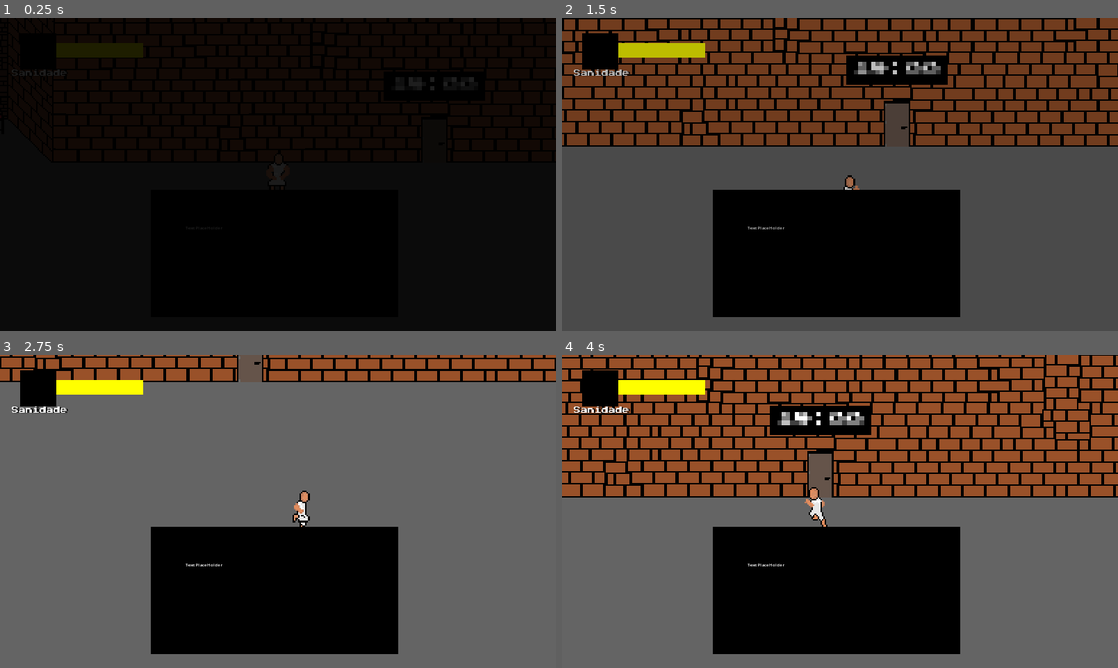
Above: before the commit, frames 1-4 (two rows, left to right).
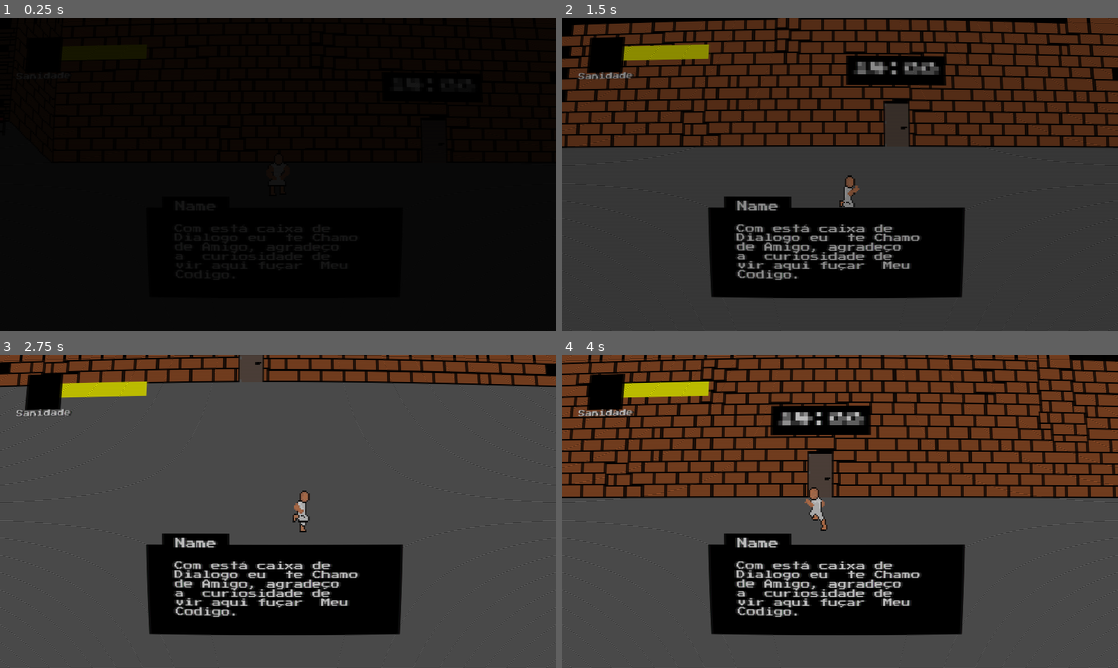
Above: after the commit, the same moments.

Repository: FarofaFaction/Criascript-Jam-Game
Game: Godot game, scene res://Game/Room/room.tscn
The game is run twice, just before and just after one commit, with the same random seed, the same clock (stepped at 60 frames per second) and the same inputs. This scene is started directly instead of the project's main scene.
Inputs:
- Up to frame 1 (0.25 s): no input
- Up to frame 2 (1.5 s): hold Right (ui_right) 0.53-1.28 s; tap E (Interact) at 0.6 s; hold Down (ui_down) from 1.28 s (still down); tap Shift (Run) at 1.35 s
- Up to frame 3 (2.75 s): release Down (ui_down) at 2.03 s; hold Right (ui_right) from 2.03 s (still down); tap E (Interact) at 2.1 s
- Up to frame 4 (4 s): release Right (ui_right) at 2.78 s; hold Up (ui_up) 2.78-3.53 s; tap Shift (Run) at 2.85 s; hold Left (ui_left) from 3.53 s (still down); tap E (Interact) at 3.6 s

The runs differ from the first frame. In frame 1, 0.6% of the frame differs, in the area x 2-86%, y 8-84%; in frame 2, 52%; in frame 3, 51%; in frame 4, 54%, in the area x 0-100%, y 0-100%.

Commit message:
update_dialog

Diff:
--- a/Objects/CanvasLayer.tscn
+++ b/Objects/CanvasLayer.tscn
@@ -65,10 +65,10 @@
 
 [node name="Background" type="Control" parent="DialogSystem"]
 anchors_preset = 0
-offset_left = 520.0
-offset_top = 592.0
-offset_right = 1376.0
-offset_bottom = 1032.0
+offset_left = 504.0
+offset_top = 656.0
+offset_right = 1392.0
+offset_bottom = 968.0
 
 [node name="ColorRect" type="ColorRect" parent="DialogSystem/Background"]
 layout_mode = 1
@@ -89,19 +89,48 @@
 offset_bottom = 928.0
 
 [node name="VBoxContainer" type="VBoxContainer" parent="DialogSystem/TextPlace"]
+layout_mode = 2
+offset_left = -40.0
+offset_right = 656.0
+offset_bottom = 216.0
+grow_horizontal = 2
+grow_vertical = 2
+
+[node name="Label" type="RichTextLabel" parent="DialogSystem/TextPlace/VBoxContainer"]
+layout_mode = 2
+theme_override_fonts/normal_font = ExtResource("2_75npj")
+theme_override_font_sizes/normal_font_size = 32
+text = "Com está caixa de Dialogo eu  te Chamo de Amigo, agradeço a  curiosidade de vir aqui fuçar  Meu Codigo."
+fit_content = true
+
+[node name="Name" type="Control" parent="DialogSystem"]
+anchors_preset = 0
+offset_left = 560.0
+offset_top = 616.0
+offset_right = 792.0
+offset_bottom = 688.0
+
+[node name="Label" type="Label" parent="DialogSystem/Name"]
 layout_mode = 1
 anchors_preset = 15
 anchor_right = 1.0
 anchor_bottom = 1.0
 grow_horizontal = 2
 grow_vertical = 2
+theme_override_fonts/font = ExtResource("2_75npj")
+theme_override_font_sizes/font_size = 36
+text = "Name"
+horizontal_alignment = 1
+vertical_alignment = 1
 
-[node name="Label" type="Label" parent="DialogSystem/TextPlace/VBoxContainer"]
-layout_mode = 2
-text = "TextPlaceHolder
-"
+[node name="ColorRect" type="ColorRect" parent="DialogSystem/Name/Label"]
+show_behind_parent = true
+layout_mode = 1
+anchors_preset = 15
+anchor_right = 1.0
+anchor_bottom = 1.0
+grow_horizontal = 2
+grow_vertical = 2
+color = Color(0, 0, 0, 1)
 
 [node name="CRTShader" parent="." instance=ExtResource("5_7b262")]
-visible = false
-offset_top = 80.0
-offset_bottom = 80.0
